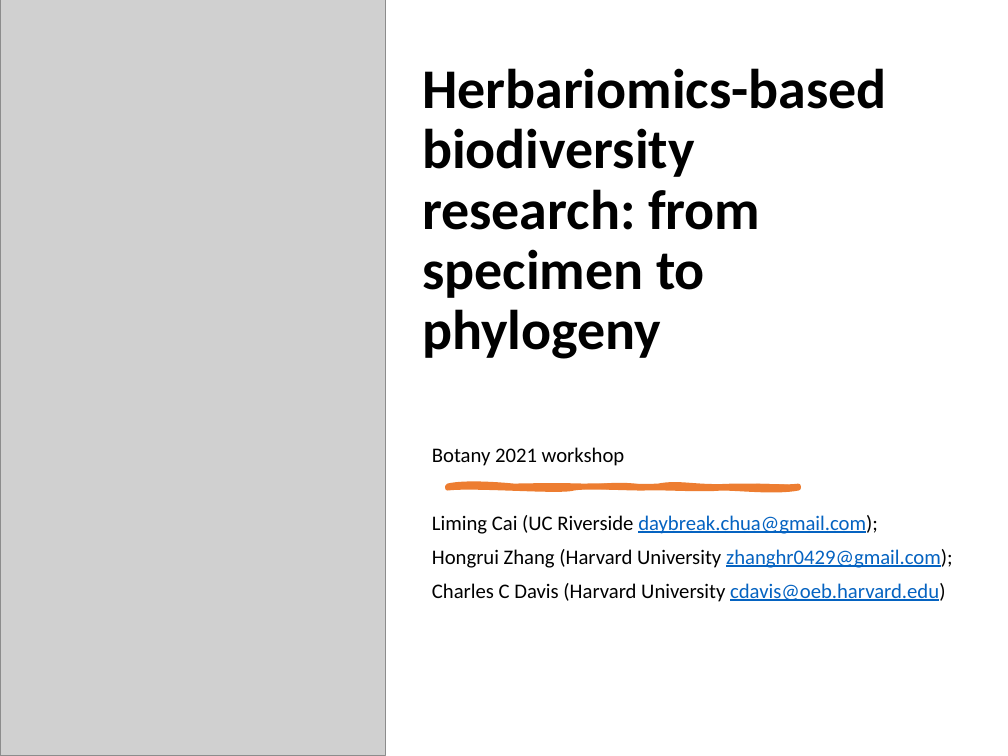
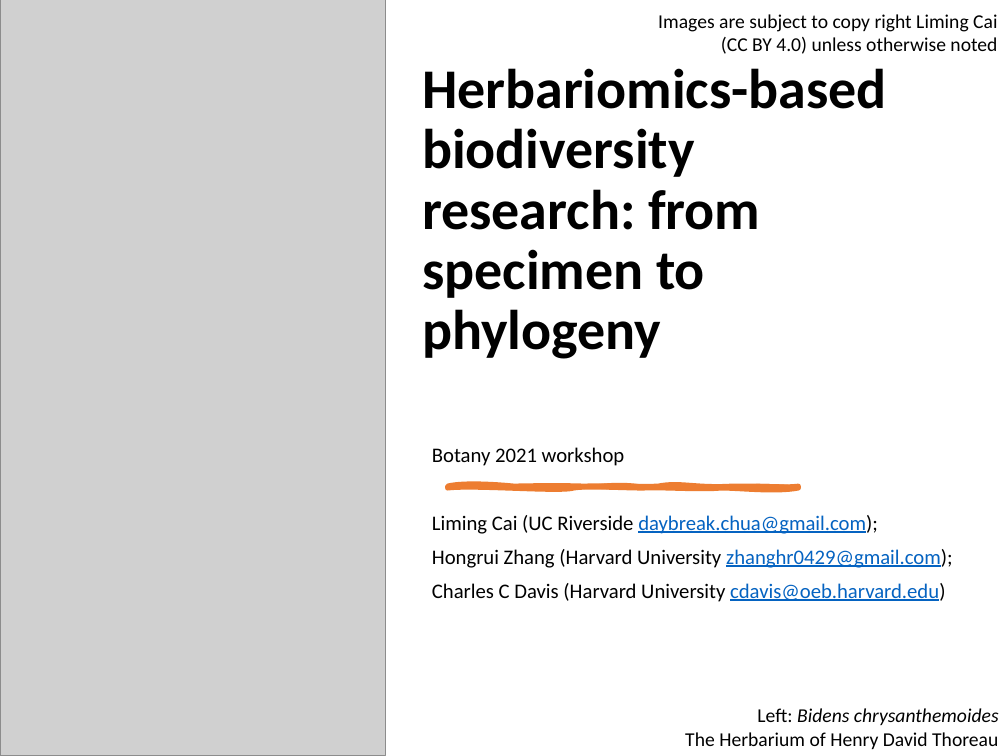
Before and after one commit to lmcai/PhyloHerb, a slide deck: slide 1 of PhyloHerb_botany2021.pptx. Drawn at 1008x756 pixels with LibreOffice and Linux fonts; fonts in the diff are those of the drawing; grey boxes stand for pictures. Boxes give left, top, right and bottom in pixels: in the first picture for what was removed or moved away, otherwise in the second. Text is boxed around its words. In the diff, an @@ line names an element or a change of style, - is before the commit and + after.

```diff
--- a/PhyloHerb_botany2021.pptx
+++ b/PhyloHerb_botany2021.pptx
@@ text added at bbox=[658, 14, 997, 54], 14 pt, text #000000 @@
+Images are subject to copy right Liming Cai (CC BY 4.0) unless otherwise noted
@@ text added at bbox=[685, 708, 999, 749], 14 pt, text #000000 @@
+Left: Bidens chrysanthemoides
+The Herbarium of Henry David Thoreau
```
Also in this commit, not shown: 1 slide added.
